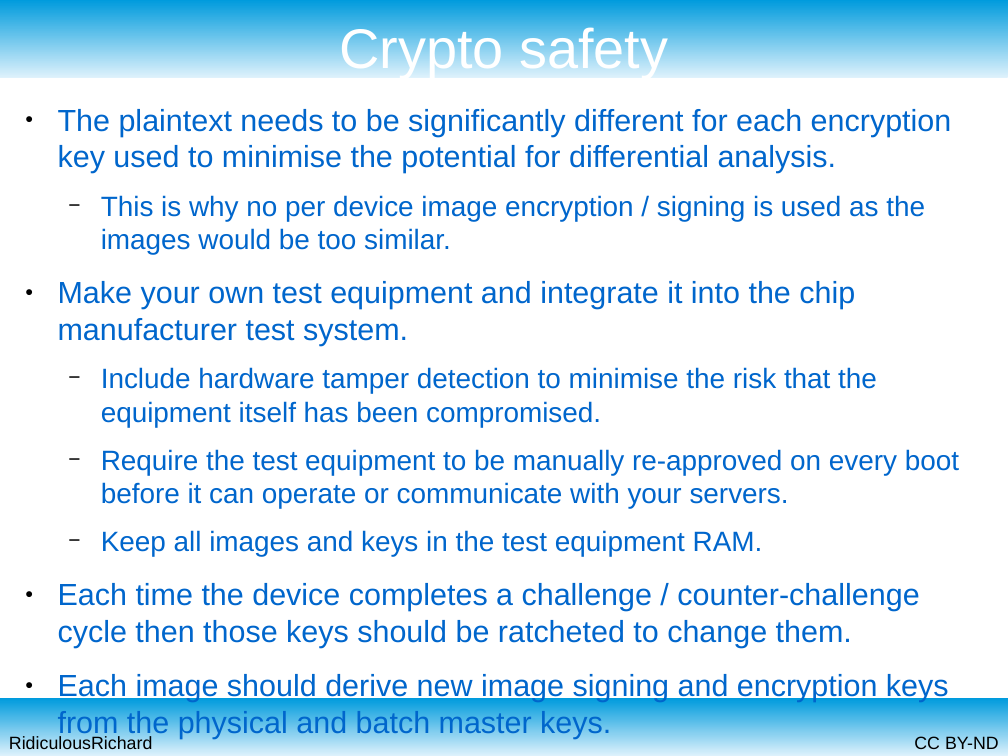
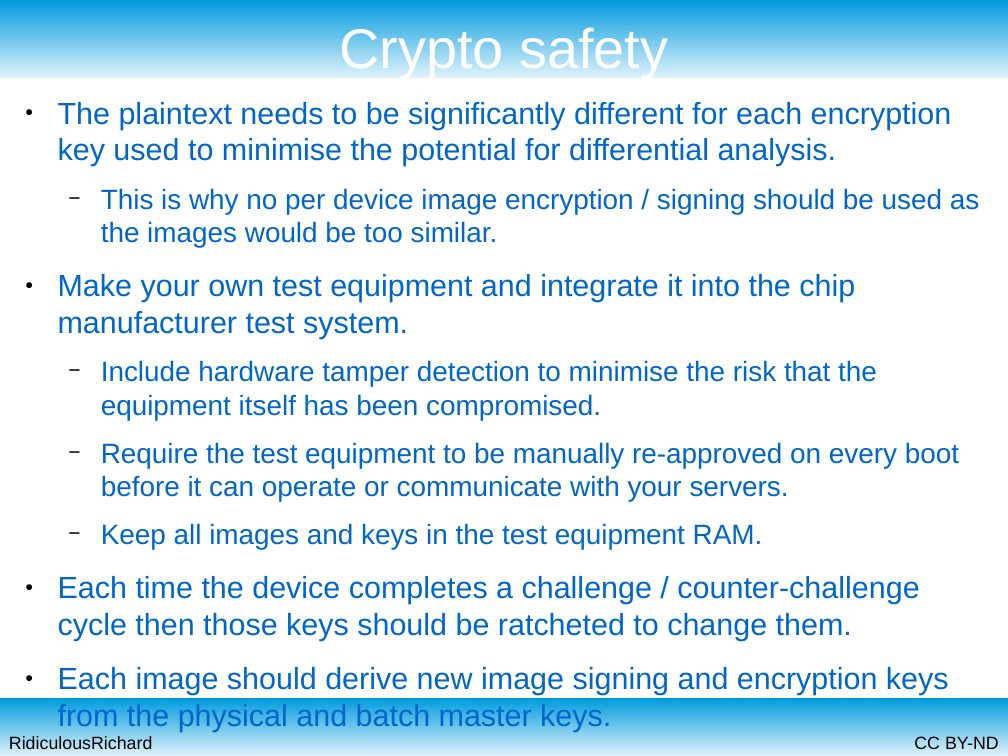
Before and after one commit to RidiculousRichard/presentations, a slide deck: slide 14 of 12 steps to firmware packages.odp (slide 12 before the commit). Drawn at 1008x756 pixels with LibreOffice and Linux fonts; fonts in the diff are those of the drawing. Boxes give left, top, right and bottom in pixels: in the first picture for what was removed or moved away, otherwise in the second. Text is boxed around its words. In the diff, an @@ line names an element or a change of style, - is before the commit and + after.

```diff
--- a/12 steps to firmware packages.odp
+++ b/12 steps to firmware packages.odp
@@ text "The plaintext needs to be ...": place and size @@
-text "The plaintext needs to be ..." at (58, 109, 959, 702)
+text "The plaintext needs to be ..." at (58, 102, 979, 695)
@@ text at (101, 188, 979, 247): text changed @@
-  − This is why no per device image encryption / signing is used as the images would be too similar.
+  − This is why no per device image encryption / signing should be used as the images would be too similar.
```
Also in this commit, not shown: 6 other slides changed, 5 slides added, 1 slide removed.
